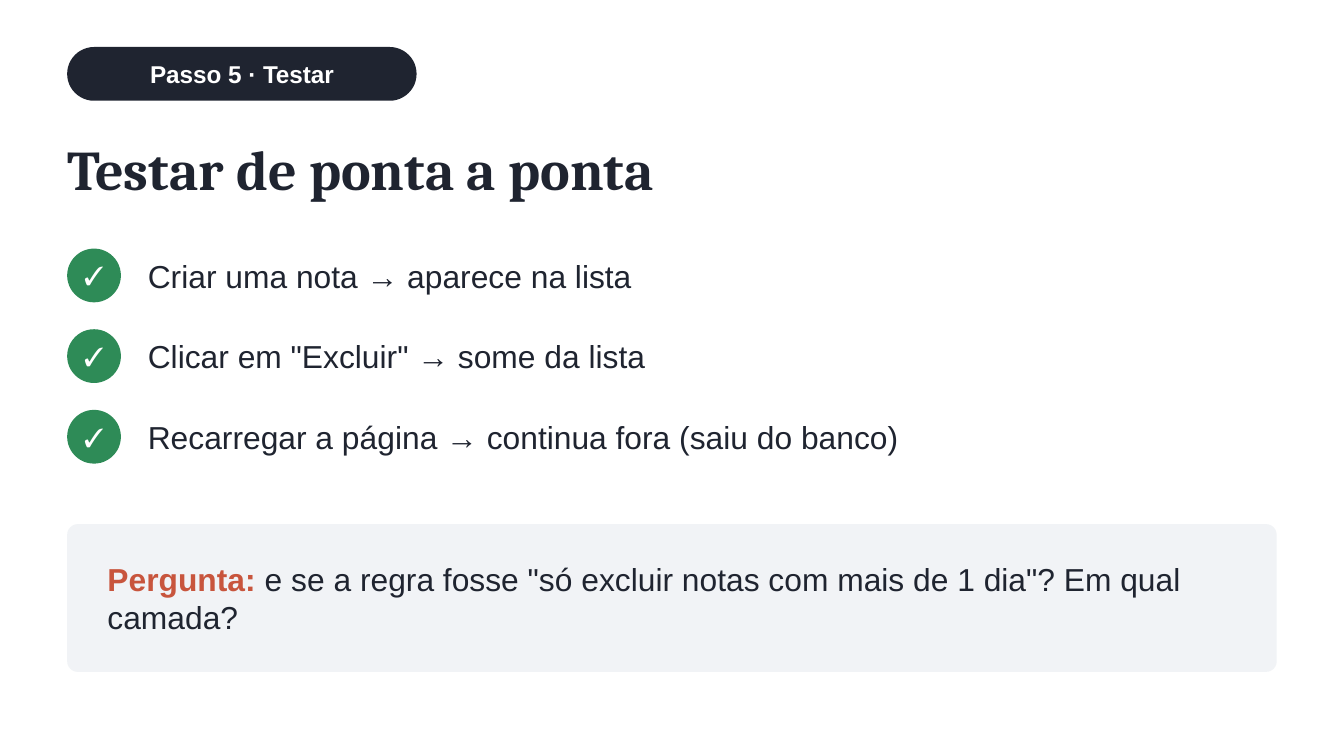
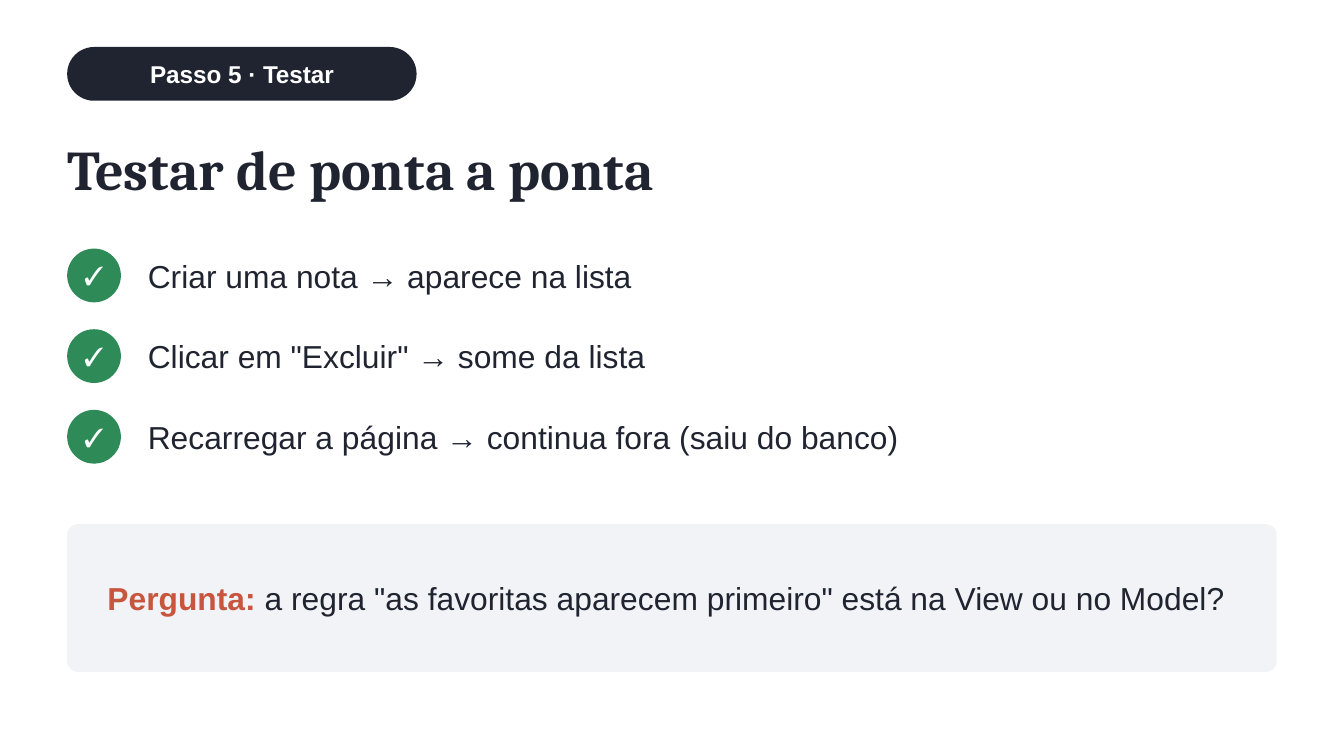
Before and after one commit to johnnysoutodev/mvc-app-anotacoes, a slide deck: slide 17 of docs/aula-mvc.pptx. Drawn at 1344x756 pixels with LibreOffice and Linux fonts; fonts in the diff are those of the drawing. Boxes give left, top, right and bottom in pixels: in the first picture for what was removed or moved away, otherwise in the second. Text is boxed around its words. In the diff, an @@ line names an element or a change of style, - is before the commit and + after.

```diff
--- a/docs/aula-mvc.pptx
+++ b/docs/aula-mvc.pptx
@@ text at (107,586,1224,616): text changed @@
-Pergunta: e se a regra fosse "só excluir notas com mais de 1 dia"? Em qual camada?
+Pergunta: a regra "as favoritas aparecem primeiro" está na View ou no Model?
```
Also in this commit, not shown: 5 other files.
